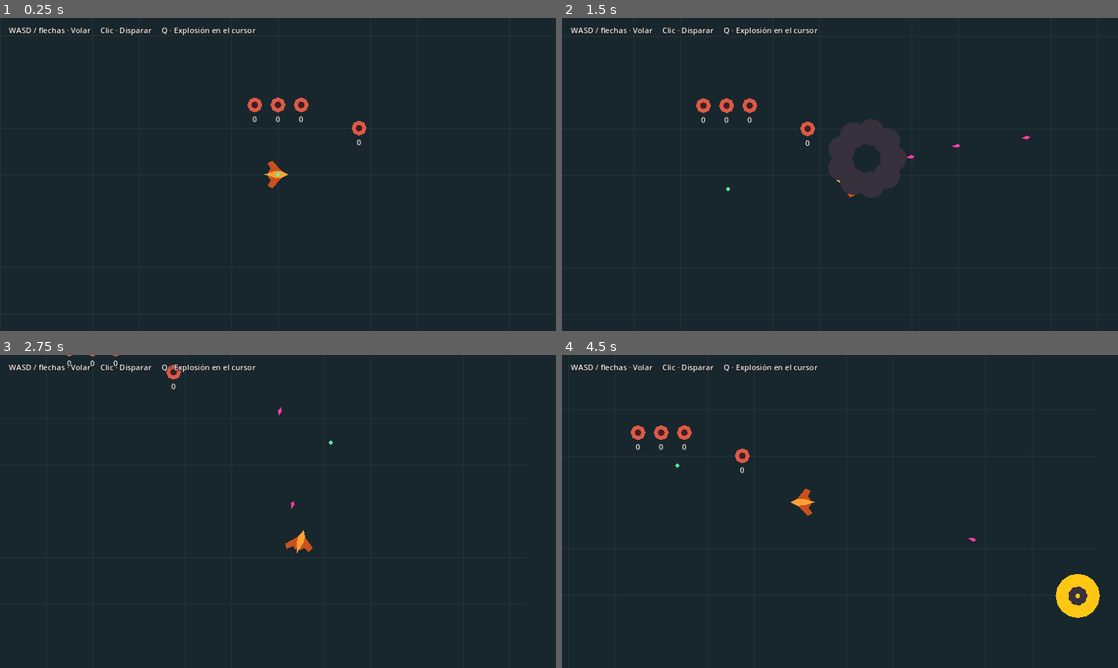
Above: before the commit, frames 1-4 (two rows, left to right).
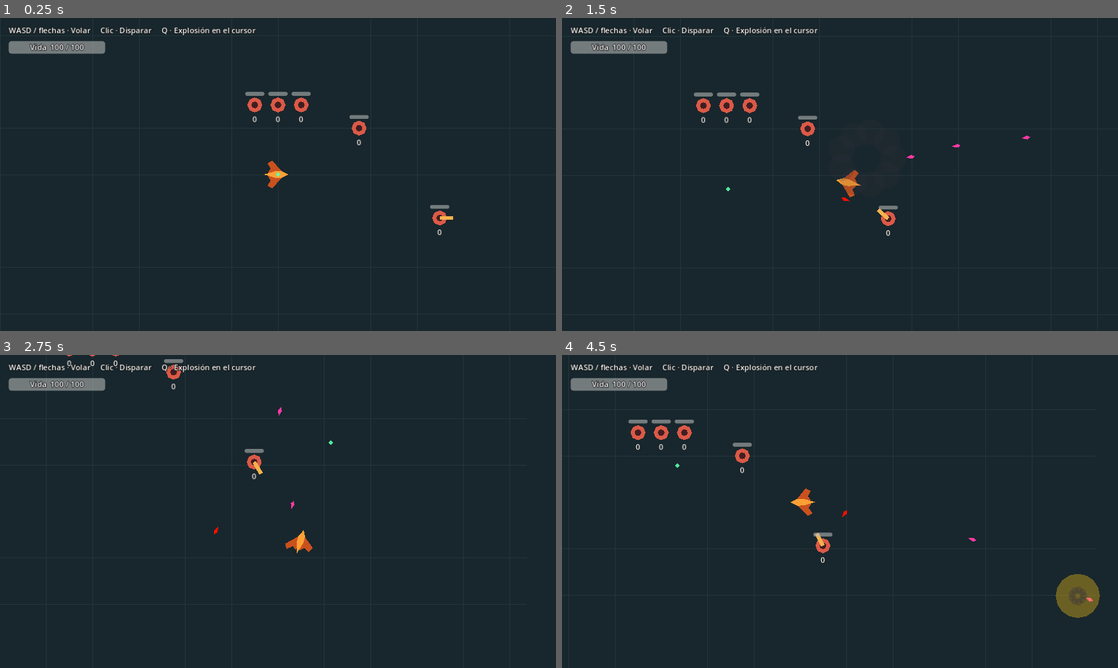
Above: after the commit, the same moments.

Repository: JoseB-H/The-Dragons-and-titans
Game: Godot game, scene res://scenes/levels/test_level.tscn
The game is run twice, just before and just after one commit, with the same random seed, the same clock (stepped at 60 frames per second) and the same inputs.
Inputs (mouse positions are in pixels of both pictures, inside the frame that each line leads up to):
- Up to frame 1 (0.25 s): no input
- Up to frame 2 (1.5 s): tap Enter at 0.5 s; move the mouse to (962, 158) at 0.52 s; press the mouse at (962, 158) at 0.53 s; hold D (move_right) 0.53-1.28 s; tap Q (burst_fire) at 0.8, 1.35 s; move the mouse to (728, 190) at 1.27 s; release the mouse at (728, 190) at 1.28 s; hold S (move_down) from 1.28 s (still down)
- Up to frame 3 (2.75 s): click (166, 527) at 1.55 s; move the mouse to (333, 442) at 2.02 s; release S (move_down) at 2.03 s; press the mouse at (333, 442) at 2.03 s; hold D (move_right) from 2.03 s (still down); tap Q (burst_fire) at 2.3 s
- Up to frame 4 (4.5 s): move the mouse to (812, 574) at 2.77 s; release D (move_right) at 2.78 s; release the mouse at (812, 574) at 2.78 s; hold W (move_up) 2.78-3.53 s; tap Q (burst_fire) at 2.85, 3.8, 4.35 s; click (812, 574) at 3.05 s; move the mouse to (1006, 558) at 3.52 s; press the mouse at (1006, 558) at 3.53 s; hold A (move_left) from 3.53 s (still down); move the mouse to (673, 464) at 4.27 s; release the mouse at (673, 464) at 4.28 s

The runs differ from the first frame. In frame 1, 1.1% of the frame differs, in the area x 1-82%, y 7-70%; in frame 2, 2.8%, in the area x 1-62%, y 7-70%; in frame 3, 0.9%; in frame 4, 1.9%.

Commit message:
Añadir vida y reaparición al prototipo 2D y ajustar impactos y vuelo analógico

Diff:
--- a/prototipo_2d/scenes/combat/target.tscn
+++ b/prototipo_2d/scenes/combat/target.tscn
@@ -1,5 +1,6 @@
 [gd_scene format=3]
 [ext_resource type="Script" path="res://scripts/combat/practice_target.gd" id="s"]
+[ext_resource type="Script" path="res://scripts/combat/health_component.gd" id="hp"]
 [sub_resource type="CircleShape2D" id="shape"]
 radius = 15.6
 [node name="Target" type="StaticBody2D"]
@@ -22,3 +23,14 @@
 text = "0"
 theme_override_constants/outline_size = 3
 z_index = 8
+
+[node name="HealthComponent" type="Node" parent="."]
+script = ExtResource("hp")
+[node name="HealthBar" type="ProgressBar" parent="."]
+offset_left = -20
+offset_top = -27
+offset_right = 20
+offset_bottom = -19
+show_percentage = false
+mouse_filter = 2
+z_index = 10
--- a/prototipo_2d/scenes/levels/test_level.tscn
+++ b/prototipo_2d/scenes/levels/test_level.tscn
@@ -4,6 +4,9 @@
 [ext_resource type="Script" path="res://scripts/combat/impact_feedback.gd" id="fb"]
 [ext_resource type="Script" path="res://scripts/combat/dragon_weapon.gd" id="weapon"]
 [ext_resource type="PackedScene" path="res://scenes/combat/target.tscn" id="target"]
+[ext_resource type="Script" path="res://scripts/combat/health_component.gd" id="hp"]
+[ext_resource type="Script" path="res://scripts/ui/player_health.gd" id="hud"]
+[ext_resource type="Script" path="res://scripts/combat/practice_turret.gd" id="turret"]
 [sub_resource type="CircleShape2D" id="pilot"]
 radius = 19.2
 [node name="TestLevel" type="Node2D"]
@@ -126,11 +129,15 @@
 [node name="GridV18" type="Polygon2D" parent="Ground"]
 polygon = PackedVector2Array(864, -900, 865, -900, 865, 900, 864, 900)
 color = Color(0.14,0.21,0.23,1)
-[node name="Player" type="CharacterBody2D" parent="." node_paths=PackedStringArray("aim_marker")]
+[node name="Spawn" type="Marker2D" parent="."]
+[node name="Player" type="CharacterBody2D" parent="." node_paths=PackedStringArray("aim_marker","spawn_point")]
 script = ExtResource("player")
 aim_marker = NodePath("../AimMarker")
+spawn_point = NodePath("../Spawn")
 collision_mask = 0
 motion_mode = 1
+[node name="HealthComponent" type="Node" parent="Player"]
+script = ExtResource("hp")
 [node name="Collider" type="CollisionShape2D" parent="Player"]
 shape = SubResource("pilot")
 [node name="Model" type="Node2D" parent="Player"]
@@ -148,7 +155,7 @@
 position_smoothing_enabled = true
 position_smoothing_speed = 6.0
 process_callback = 0
-[node name="ImpactFeedback" type="Node" parent="." node_paths=PackedStringArray("camera")]
+[node name="ImpactFeedback" type="Node" parent="." groups=["impact_feedback"] node_paths=PackedStringArray("camera")]
 script = ExtResource("fb")
 camera = NodePath("../Camera")
 [node name="Targets" type="Node2D" parent="."]
@@ -170,3 +177,32 @@
 polygon = PackedVector2Array(-5,0,0,-5,5,0,0,5)
 color = Color(0.35,1,0.68,0.88)
 z_index = 9
+
+[node name="Aura" type="Line2D" parent="Player"]
+visible = false
+width = 3
+default_color = Color(0.2,0.8,1,0.9)
+points = PackedVector2Array(36.0, 0.0, 35.31, 7.02, 33.26, 13.78, 29.93, 20.0, 25.46, 25.46, 20.0, 29.93, 13.78, 33.26, 7.02, 35.31, 0.0, 36.0, -7.02, 35.31, -13.78, 33.26, -20.0, 29.93, -25.46, 25.46, -29.93, 20.0, -33.26, 13.78, -35.31, 7.02, -36.0, 0.0, -35.31, -7.02, -33.26, -13.78, -29.93, -20.0, -25.46, -25.46, -20.0, -29.93, -13.78, -33.26, -7.02, -35.31, -0.0, -36.0, 7.02, -35.31, 13.78, -33.26, 20.0, -29.93, 25.46, -25.46, 29.93, -20.0, 33.26, -13.78, 35.31, -7.02, 36.0, -0.0)
+
+[node name="Turret" parent="." node_paths=PackedStringArray("player") instance=ExtResource("target")]
+position = Vector2(335, 90)
+script = ExtResource("turret")
+player = NodePath("../Player")
+[node name="Barrel" type="Polygon2D" parent="Turret"]
+polygon = PackedVector2Array(0,-4,28,-4,28,4,0,4)
+color = Color(0.96,0.7,0.3,1)
+[node name="HealthBar" type="ProgressBar" parent="UI" node_paths=PackedStringArray("health")]
+offset_left = 18
+offset_top = 48
+offset_right = 218
+offset_bottom = 74
+show_percentage = false
+mouse_filter = 2
+script = ExtResource("hud")
+health = NodePath("../../Player/HealthComponent")
+[node name="Text" type="Label" parent="UI/HealthBar"]
+anchor_right = 1.0
+anchor_bottom = 1.0
+horizontal_alignment = 1
+vertical_alignment = 1
+theme_override_constants/outline_size = 4
--- a/prototipo_2d/scripts/combat/bolt.gd
+++ b/prototipo_2d/scripts/combat/bolt.gd
@@ -1,6 +1,7 @@
 extends Area2D
 const IMPACT := preload("res://scenes/combat/impact.tscn")
-const MASK := 2
+var target_mask := 2
+const HEALTH := preload("res://scripts/combat/health_component.gd")
 var direction := Vector2.RIGHT
 var remaining := 0.0
 var speed := 0.0
@@ -13,7 +14,7 @@
 	remaining -= step
 	if radius == 0:
 		# El básico barre todo el tramo para no atravesar un blanco a alta velocidad.
-		var ray := PhysicsRayQueryParameters2D.create(global_position,end,MASK)
+		var ray := PhysicsRayQueryParameters2D.create(global_position,end,target_mask)
 		ray.hit_from_inside = true
 		var hit := get_world_2d().direct_space_state.intersect_ray(ray)
 		if not hit.is_empty():
@@ -32,7 +33,7 @@
 	var query := PhysicsShapeQueryParameters2D.new()
 	query.shape = circle
 	query.transform = Transform2D(0,global_position)
-	query.collision_mask = MASK
+	query.collision_mask = target_mask
 	var targets := []
 	for hit in get_world_2d().direct_space_state.intersect_shape(query,64):
 		if not targets.has(hit.collider):
@@ -41,11 +42,15 @@
 
 func resolve(targets: Array) -> void:
 	set_physics_process(false)
-	for target in targets: target.receive_hit(damage)
+	var applied := false
+	for target in targets:
+		var health := target.get_node_or_null("HealthComponent") as HEALTH
+		if health and health.take_damage(damage):
+			applied = true
 	var effect = IMPACT.instantiate()
 	get_parent().add_child(effect)
 	effect.global_position = global_position
 	effect.play(radius)
-	if not targets.is_empty():
-		get_parent().get_node("ImpactFeedback").on_hit(radius>0)
+	if applied:
+		get_tree().call_group("impact_feedback", "on_hit", radius > 0)
 	queue_free()
--- a/prototipo_2d/scripts/combat/dragon_weapon.gd
+++ b/prototipo_2d/scripts/combat/dragon_weapon.gd
@@ -20,6 +20,7 @@
 		burst_left = burst_interval
 
 func launch(burst: bool) -> bool:
+	if pilot.get_node("HealthComponent").current_health == 0: return false
 	# Congelar la dirección y el destino evita que el proyectil persiga al cursor.
 	var span: Vector2 = pilot.aim_point-pilot.global_position
 	if span.length() < 2.4: return false
--- /dev/null
+++ b/prototipo_2d/scripts/combat/health_component.gd
@@ -0,0 +1,25 @@
+class_name HealthComponent
+extends Node
+## Una instancia por actor. La muerte solo se emite al cruzar de vida positiva a cero.
+signal health_changed(actual: int, maximum: int)
+signal died
+@export_range(1, 10000) var max_health := 100
+@export var invulnerable := false
+var current_health: int
+
+func _ready() -> void:
+	current_health = max_health
+
+func take_damage(amount: int) -> bool:
+	if amount <= 0 or invulnerable or current_health == 0:
+		return false
+	current_health = maxi(0, current_health - amount)
+	health_changed.emit(current_health, max_health)
+	if current_health == 0:
+		died.emit()
+	return true
+
+func revive(protected: bool = false) -> void:
+	invulnerable = protected
+	current_health = max_health
+	health_changed.emit(current_health, max_health)
--- a/prototipo_2d/scripts/combat/impact.gd
+++ b/prototipo_2d/scripts/combat/impact.gd
@@ -2,18 +2,21 @@
 ## Animación independiente de la detección física.
 func play(radius: float) -> void:
 	var extent := radius if radius>0 else 13.2
+	$Flash.modulate.a = 0.48
 	var wave := create_tween()
 	wave.tween_property($Flash,"scale",Vector2.ONE*extent,.12)
-	wave.tween_property($Flash,"scale",Vector2.ONE*.1,.15)
+	wave.parallel().tween_property($Flash,"modulate:a",0.0,.27)
+	wave.parallel().tween_property($Flash,"scale",Vector2.ONE*.1,.15).set_delay(.12)
 	var count := 9 if radius>0 else 3
 	for i in count:
 		var puff := Polygon2D.new()
 		puff.polygon = $Flash.polygon
+		puff.modulate.a = 0.35
 		puff.color = Color("#37303d")
 		puff.scale = Vector2.ONE*2
 		add_child(puff)
 		var drift := puff.create_tween()
 		drift.tween_property(puff,"position",Vector2.RIGHT.rotated(TAU*i/count)*extent*.72,.32)
 		drift.parallel().tween_property(puff,"scale",Vector2.ONE*extent*.36,.32)
-		drift.tween_property(puff,"scale",Vector2.ONE*.05,.25)
+		drift.parallel().tween_property(puff,"modulate:a",0.0,.57)
 	get_tree().create_timer(.65).timeout.connect(queue_free)
--- a/prototipo_2d/scripts/combat/practice_target.gd
+++ b/prototipo_2d/scripts/combat/practice_target.gd
@@ -1,7 +1,37 @@
 extends StaticBody2D
+const DEATH_FX := preload("res://scenes/combat/impact.tscn")
+@export_range(0.1, 30) var respawn_time := 3.0
 var total := 0
+var previous_hp: int
 
-func receive_hit(amount: int) -> void:
+func _ready() -> void:
+	previous_hp = $HealthComponent.current_health
+	$HealthBar.max_value = $HealthComponent.max_health
+	$HealthBar.value = previous_hp
+	$HealthComponent.health_changed.connect(_update_health)
+	$HealthComponent.died.connect(_die)
+
+func _die() -> void:
+	hide()
+	$Collider.set_deferred("disabled", true)
+	# El efecto vive fuera del blanco, así permanece visible al ocultarlo.
+	var fx = DEATH_FX.instantiate()
+	get_parent().add_child(fx)
+	fx.global_position = global_position
+	fx.play(32.0)
+	await get_tree().create_timer(respawn_time, false, true).timeout
+	total = 0
+	$Readout.text = "0"
+	$HealthComponent.revive()
+	$Collider.set_deferred("disabled", false)
+	show()
+
+func _update_health(hp: int, maximum: int) -> void:
+	$HealthBar.max_value = maximum
+	$HealthBar.value = hp
+	var amount := previous_hp - hp
+	previous_hp = hp
+	if amount <= 0: return
 	total += amount
 	$Readout.text = str(total)
 	# El daño flota encima del blanco y usa contorno para destacar sobre el destello.
--- /dev/null
+++ b/prototipo_2d/scripts/combat/practice_turret.gd
@@ -0,0 +1,27 @@
+extends "res://scripts/combat/practice_target.gd"
+const BOLT := preload("res://scenes/combat/bolt.tscn")
+@export var player: CharacterBody2D
+@export_range(1, 100) var shot_damage := 25
+@export_range(0.1, 8) var shot_interval := 1.0
+@export_range(10, 900) var attack_range := 220.0
+@export_range(30, 1200) var shot_speed := 260.0
+var remaining := 1.0
+
+func _physics_process(delta: float) -> void:
+	if not visible or not player.visible: return
+	remaining = maxf(0, remaining-delta)
+	var offset := player.global_position-global_position
+	if offset.length() > attack_range or offset.is_zero_approx(): return
+	$Barrel.rotation = offset.angle()
+	if remaining > 0: return
+	remaining = shot_interval
+	var bolt = BOLT.instantiate()
+	bolt.target_mask = 1  # Solo la capa del piloto.
+	bolt.damage = shot_damage
+	bolt.speed = shot_speed
+	bolt.remaining = attack_range
+	bolt.direction = offset.normalized()
+	get_parent().add_child(bolt)
+	bolt.global_position = global_position
+	bolt.rotation = offset.angle()
+	bolt.modulate = Color.ORANGE_RED
--- a/prototipo_2d/scripts/player/dragon_player.gd
+++ b/prototipo_2d/scripts/player/dragon_player.gd
@@ -7,12 +7,44 @@
 @export_range(0, 0.4) var bank_amount := 0.17
 @export_range(1, 30) var bank_speed := 6.0
 @export var aim_marker: Polygon2D
+@export var spawn_point: Marker2D
+@export_range(0.1, 30) var respawn_time := 3.0
+@export_range(0, 10) var protection_time := 2.0
 var aim_point := Vector2.ZERO
+
+func _ready() -> void:
+	global_position = spawn_point.global_position
+	$HealthComponent.died.connect(_die)
+
+func _die() -> void:
+	velocity = Vector2.ZERO
+	hide()
+	aim_marker.hide()
+	$Collider.set_deferred("disabled", true)
+	set_physics_process(false)
+	await get_tree().create_timer(respawn_time, false, true).timeout
+	global_position = spawn_point.global_position
+	aim_point = global_position
+	$Model.skew = 0
+	$HealthComponent.revive(protection_time > 0)
+	$Aura.visible = protection_time > 0
+	$Collider.set_deferred("disabled", false)
+	show()
+	aim_marker.show()
+	set_physics_process(true)
+	var camera := get_viewport().get_camera_2d()
+	if camera:
+		camera.global_position = global_position
+		camera.reset_smoothing()
+	if protection_time > 0:
+		await get_tree().create_timer(protection_time, false, true).timeout
+		$HealthComponent.invulnerable = false
+		$Aura.hide()
 
 func _physics_process(delta: float) -> void:
 	var input := Input.get_vector("move_left","move_right","move_up","move_down")
 	var rate := deceleration if input.is_zero_approx() else acceleration
-	velocity = velocity.move_toward(input.normalized()*max_speed,rate*delta)
+	velocity = velocity.move_toward(input*max_speed,rate*delta)
 	move_and_slide()
 	aim_point = get_global_mouse_position()
 	if aim_marker: aim_marker.global_position = aim_point
--- /dev/null
+++ b/prototipo_2d/scripts/ui/player_health.gd
@@ -0,0 +1,11 @@
+extends ProgressBar
+@export var health: Node
+
+func _ready() -> void:
+	health.health_changed.connect(_update_health)
+	_update_health(health.current_health, health.max_health)
+
+func _update_health(hp: int, maximum: int) -> void:
+	max_value = maximum
+	value = hp
+	$Text.text = "Vida  %d / %d" % [hp, maximum]
--- a/prototipo_2d/tests/test_step2.gd
+++ b/prototipo_2d/tests/test_step2.gd
@@ -63,5 +63,62 @@
 	check(targets[0].total==72,"Daño desde un punto vacío dentro del radio")
 	pilot.aim_point = pilot.global_position
 	check(not weapon.launch(false),"Dirección nula")
-	print("Paso 2 en 2D: %d comprobaciones, %d fallos" % [checks,failures])
+	# Verificar la magnitud analógica real con el mapa de entrada del proyecto.
+	pilot.set_physics_process(true)
+	Input.action_press("move_right", 0.6)
+	await ticks(40)
+	var analog := Input.get_vector("move_left","move_right","move_up","move_down")
+	check(analog.length() < 1 and is_equal_approx(pilot.velocity.length(),pilot.max_speed*analog.length()),"Velocidad proporcional a la entrada")
+	Input.action_release("move_right")
+	await ticks(30)
+
+	var target = targets[0]
+	var health = target.get_node("HealthComponent")
+	var deaths := [0]
+	health.died.connect(func(): deaths[0] += 1)
+	check(not health.take_damage(-10),"Rechazo de daño negativo")
+	health.take_damage(900)
+	check(health.current_health==0 and not target.visible and target.get_node("HealthBar").value==0,"Muerte y barra del blanco")
+	check(not health.take_damage(1) and deaths[0]==1,"Una sola señal de muerte")
+	await ticks(170)
+	check(not target.visible and target.get_node("Collider").disabled,"Blanco ausente antes de 3 s")
+	await ticks(15)
+	check(target.visible and not target.get_node("Collider").disabled and health.current_health==health.max_health,"Reaparición del blanco")
+
+	# Daño real de la torreta, manteniendo al piloto al alcance hasta caer.
+	var turret = level.get_node("Turret")
+	var pilot_health = pilot.get_node("HealthComponent")
+	pilot.global_position = turret.global_position-Vector2(110,0)
+	for i in 360:
+		await physics_frame
+		if pilot_health.current_health==0: break
+	check(pilot_health.current_health==0 and not pilot.visible,"Los proyectiles de la torreta matan al piloto")
+	check(level.get_node("UI/HealthBar").value==0 and not weapon.launch(true),"HUD a cero y arma bloqueada")
+	await ticks(165)
+	check(not pilot.visible and pilot.get_node("Collider").disabled,"Espera del piloto antes de reaparecer")
+	await ticks(20)
+	check(pilot.visible and pilot.global_position.is_equal_approx(level.get_node("Spawn").global_position),"Reaparición en Marker2D")
+	check(pilot_health.current_health==pilot_health.max_health and level.get_node("UI/HealthBar").value==pilot_health.max_health,"Vida y HUD restaurados")
+	check(pilot_health.invulnerable and pilot.get_node("Aura").visible and not pilot_health.take_damage(25),"Aura y bloqueo de daño")
+	await ticks(105)
+	check(pilot_health.invulnerable and not pilot_health.take_damage(25),"Protección aún activa antes de 2 s")
+	await ticks(18)
+	check(not pilot_health.invulnerable and not pilot.get_node("Aura").visible and pilot_health.take_damage(25),"El aura termina y vuelve el daño")
+	level.get_node("ImpactFeedback").remove_from_group("impact_feedback")
+	var bolt = preload("res://scenes/combat/bolt.tscn").instantiate()
+	level.add_child(bolt)
+	bolt.damage = 5
+	bolt.resolve([target,level.get_node("Spawn")])
+	check(health.current_health==health.max_health-5,"Impacto sin receptor de feedback y con objeto sin vida")
+	var fx = preload("res://scenes/combat/impact.tscn").instantiate()
+	level.add_child(fx)
+	fx.play(81.6)
+	var flash = fx.get_node("Flash")
+	var smoke = fx.get_child(1)
+	var flash_alpha: float = flash.modulate.a
+	var smoke_alpha: float = smoke.modulate.a
+	check(flash_alpha<1 and smoke_alpha<1,"Destello y humo translúcidos desde el primer cuadro")
+	await ticks(10)
+	check(flash.modulate.a<flash_alpha and smoke.modulate.a<smoke_alpha,"Ambas capas se desvanecen")
+	print("Pasos 1 a 3 en 2D: %d comprobaciones, %d fallos" % [checks,failures])
 	quit(1 if failures else 0)
Not shown, changed: prototipo_2d/LEEME.md
